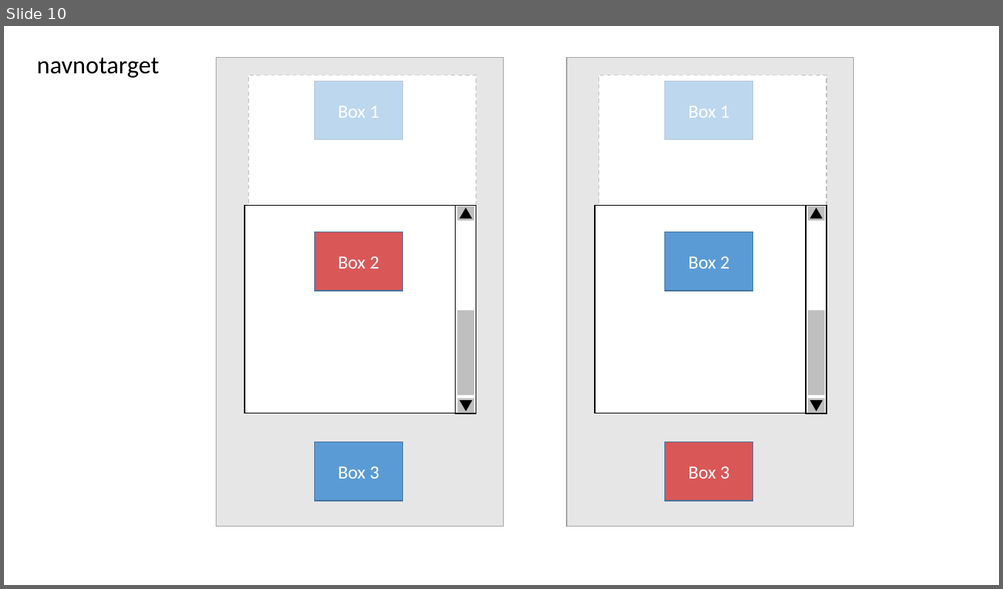
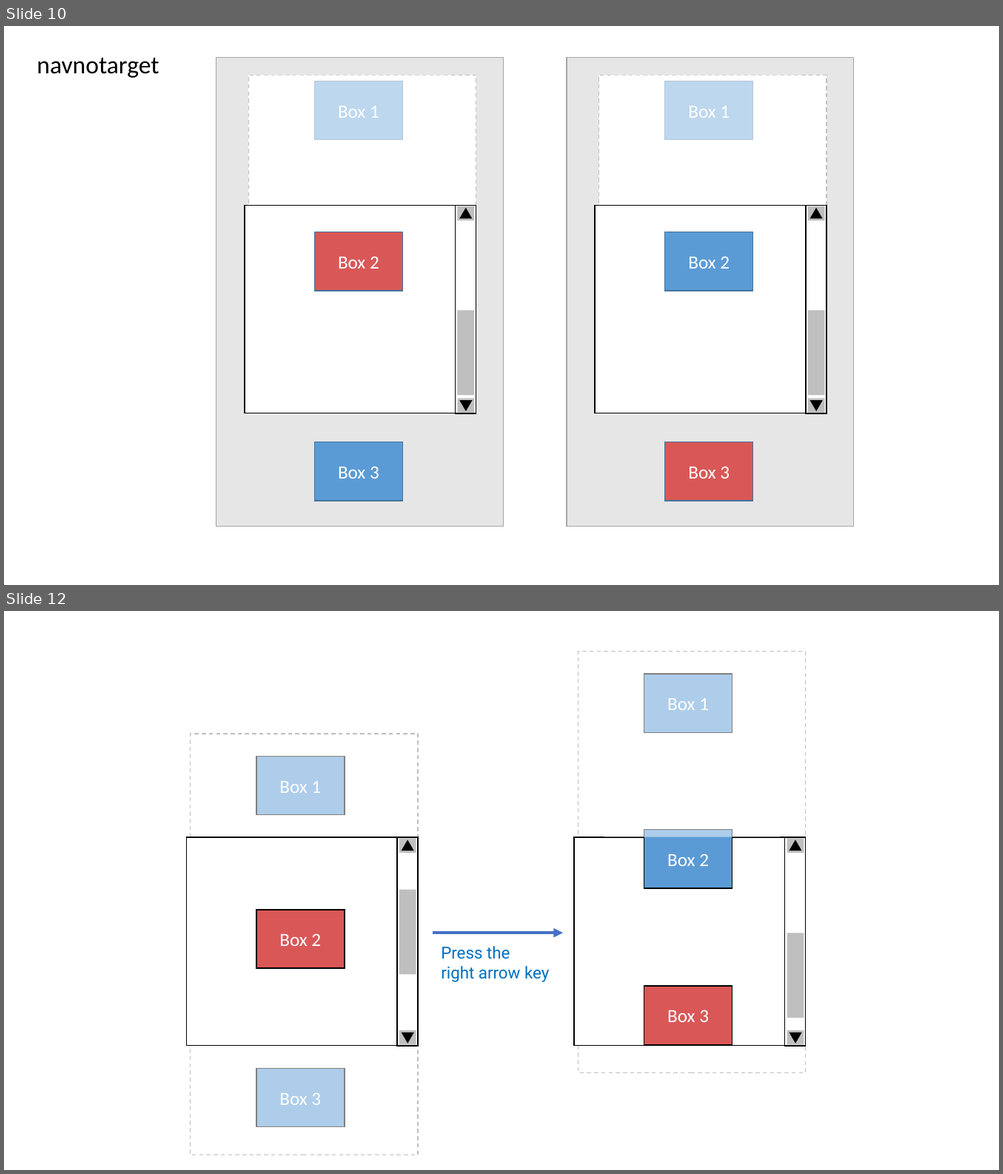
Before and after one commit to salute-developers/spatial-navigation, a slide deck: docs/images_of_spec.pptx. Shown one above the other, each under a label of ours: slide 10 before the commit, slides 10 and 12 after it; the slides between them are not shown. The pictures are 1003x589 and 1003x1174 pixels, drawn with LibreOffice and Linux fonts; fonts in the diff are those of the drawing. Boxes give left, top, right and bottom in pixels: in the first picture for what was removed or moved away, otherwise in the second. Text is boxed around its words. In the diff, an @@ line names an element or a change of style, - is before the commit and + after.

```diff
--- a/docs/images_of_spec.pptx
+++ b/docs/images_of_spec.pptx
@@ slide 12 added at (4, 611, 999, 1170), background #FFFFFF @@
@@ group added at (186, 651, 805, 1156): 21 rectangles, 4 triangles, 1 arrow, 1 text @@
+Box 1
+Box 3
+Box 2
+Box 1
+Box 3
+Box 2
+Press the
+right arrow key
```
Also in this commit, not shown: 5 other slides added.
